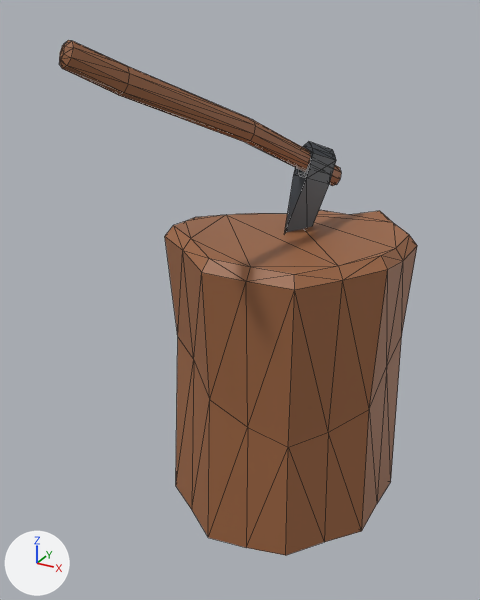
The FBX model StortSpelprojekt/Project/Models/AxeAndStump.fbx as it was, and as the next commit left it.
One viewpoint serves both versions: a camera (50 mm lens) standing at (0.0119, -0.0255, 0.0216) and looking at (-0.0009, -0.0023, 0.01). Every picture has the same lights, and +X, +Y and +Z are marked at lower left. Mesh edges are drawn as thin lines. Where no turn or scale is listed for an object, it has been applied to the vertices. Vertices at the same position are counted once.

Objects in the first picture: 'AxeAndStump'.
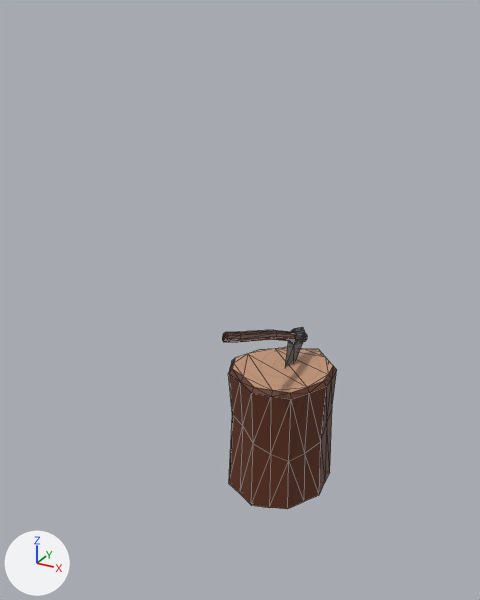
Location of each change, [x1, y1, x2, y2] in pixels of the pictures (480 x 600 px; the box of a moved part takes in the faces that stretch with it):
```json
{"object": "AxeAndStump", "change": "reshaped, moved", "before": [59, 40, 417, 555], "after": [222, 327, 337, 509], "on screen": "68% narrower, 65% shorter"}
{"part": 1, "of": "me_mesh", "change": "moved or reshaped", "before": [285, 142, 336, 232], "after": [285, 327, 305, 366]}
{"part": 2, "of": "me_mesh", "change": "moved or reshaped", "before": [59, 40, 341, 186], "after": [222, 330, 307, 342]}
{"part": 3, "of": "me_mesh", "change": "moved or reshaped", "before": [165, 210, 417, 555], "after": [228, 347, 337, 509]}
```

Edits to the scene script, one JSON object a line:
```json
{"op": "add", "block": "img_woodnew_png", "code": ["img_woodnew_png = load_image('WoodNew.png', '_unpacked/WoodNew.png', 200, 200, 'sRGB')"]}
{"op": "add", "block": "mat_wood1", "code": ["mat_wood1 = principled_material('Wood1')", "mat_wood1.texture = img_woodnew_png"]}
{"block": "me_mesh", "where": "me_mesh.from_pydata(...)  # 154 vertices, 300 faces; spans x -0.0058..0.0052, y -0.0081..0.008, z -0.0112..0.0111"}
{"block": "me_mesh", "where": "# used by ob_axeandstump; location = (0.00026, -0.00194, 0.00962)"}
{"op": "remove", "block": "me_mesh", "code": "me_mesh.materials.append(mat_housetexture)  # picture img_housetex_png"}
{"block": "me_mesh", "change": "me_mesh part 1: the loose piece of 36 vertices spanning x -0.0005..0.0007, y 0.0026..0.0057, z 0.002..0.0066 is turned 8.4 degrees about the z axis through its middle and scaled by 0.473, then moved by (0.0002, -0.002, -0.0023)"}
{"block": "me_mesh", "change": "me_mesh part 2: the loose piece of 45 vertices spanning x -0.0031..0.0008, y -0.0081..0.0062, z 0.0043..0.0111 is turned 8.4 degrees about the z axis through its middle and scaled by 0.473, then moved by (0.0012, 0.0007, -0.0041)"}
{"block": "me_mesh", "change": "me_mesh part 3: the loose piece of 73 vertices spanning x -0.0058..0.0052, y -0.0032..0.008, z -0.0112..0.0034 is turned 8.4 degrees about the z axis through its middle and scaled by 0.473, then moved by (0.0001, -0.0011, 0.0021)"}
{"op": "add", "block": "me_mesh", "code": "me_mesh.materials.append(mat_wood1)  # picture img_woodnew_png"}
{"op": "set", "path": "ob_axeandstump.location", "old": "(0.00026, -0.00194, 0.00962)", "new": "(0.00028, -0.00151, 0.00465)"}
```
